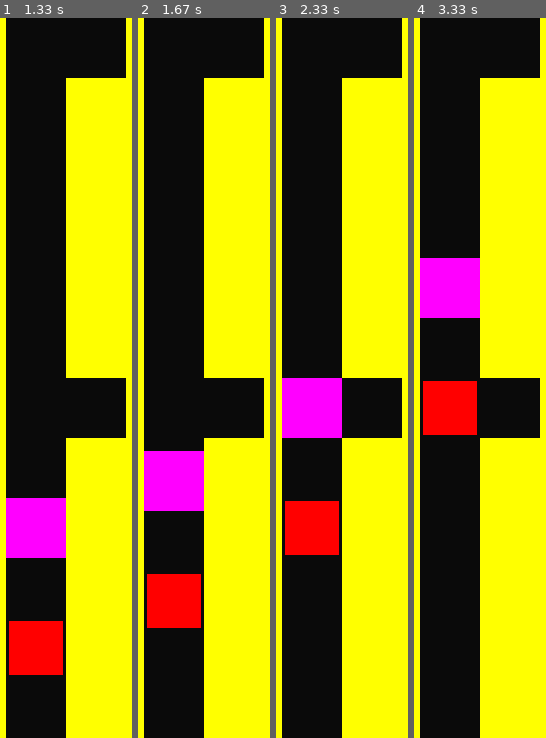
Above: before the commit, frames 1-4 (left to right).
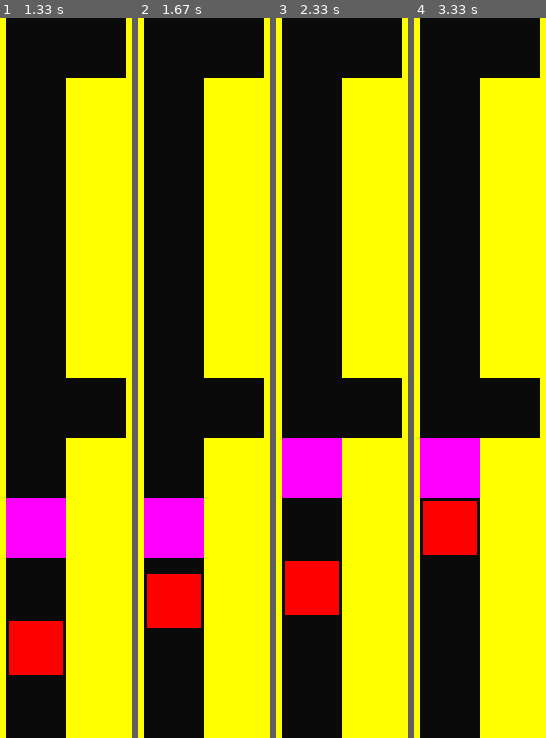
Above: after the commit, the same moments.

Repository: WingedSeal/mazegame
Game: pygame game, started from src/main.py
The game is run twice, just before and just after one commit, with the same random seed, the same clock (stepped at 60 frames per second) and the same inputs.
Inputs:
- Up to frame 1 (1.33 s): no input
- Up to frame 2 (1.67 s): no input
- Up to frame 3 (2.33 s): no input
- Up to frame 4 (3.33 s): no input

Frame 1 is identical in both runs. In frame 2, 5.9% of the frame differs, in the area x 4-50%, y 60-75%; in frame 3, 14%, in the area x 4-50%, y 50-83%; in frame 4, 14%.

Commit message:
fix: fix hard1 map

Diff:
--- a/src/main.py
+++ b/src/main.py
@@ -18,7 +18,7 @@
         move(HALT)
     while get_tile(LEFT) == ENEMY:
         move(HALT)
-        move(LEFT)
+    move(LEFT)
     for _ in range(6):
         move(UP)
     move(RIGHT)
--- a/src/mazegame/api/maps/hard1.py
+++ b/src/mazegame/api/maps/hard1.py
@@ -4,7 +4,7 @@
 
 ENEMY = Enemy(
     [Direction.UP] * 10 + [Direction.DOWN] * 10,
-    chance_to_move=0.8,
+    chance_to_move=0.5,
 )
 
 HARD1 = Map(
@@ -41,7 +41,7 @@
 #         move(HALT)
 #     while get_tile(LEFT) == ENEMY:
 #         move(HALT)
-#         move(LEFT)
+#     move(LEFT)
 #     for _ in range(6):
 #         move(UP)
 #     move(RIGHT)
